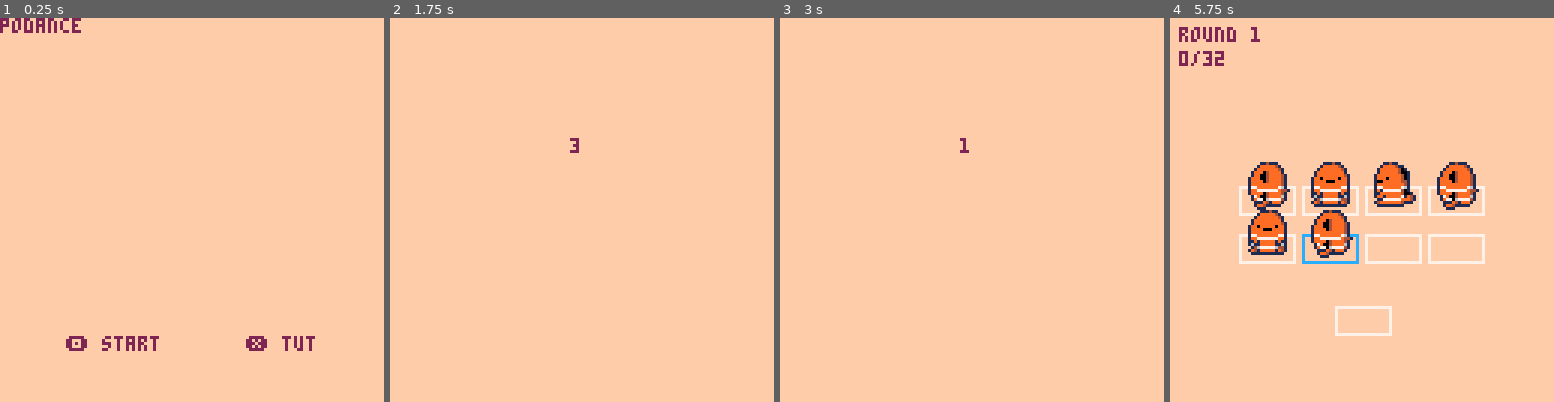
Above: before the commit, frames 1-4 (left to right).
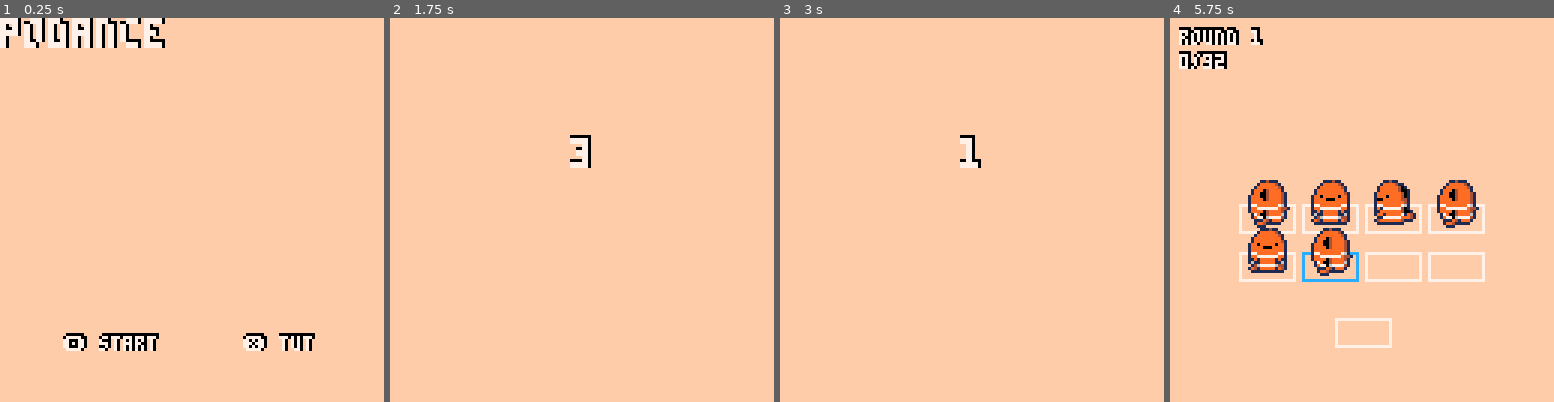
Above: after the commit, the same moments.

Repository: hyongew/pico8
Game: PICO-8 cartridge podance.p8
The game is run twice, just before and just after one commit, with the same random seed, the same clock (stepped at 60 frames per second) and the same inputs.
Inputs:
- Up to frame 1 (0.25 s): no input
- Up to frame 2 (1.75 s): tap X (X key) at 0.33, 1.07 s; tap O (Z key) at 0.7, 1.7 s; hold Right from 1.6 s (still down)
- Up to frame 3 (3 s): tap X (X key) at 1.85, 2.97 s; release Right at 2.1 s; tap O (Z key) at 2.1, 2.5, 2.9 s; hold Up 2.15-2.42 s; hold Right from 2.47 s (still down)
- Up to frame 4 (5.75 s): release Right at 3.03 s; hold Left 3.08-3.58 s; tap O (Z key) every 0.4 s from 3.3 to 5.7 s; hold Down 3.63-3.97 s; hold Right 4.02-4.68 s; tap X (X key) at 4.08, 5.2 s; hold Up 4.73-5.03 s; hold Left 5.08-5.68 s; hold Down from 5.73 s (still down)

The runs differ from the first frame. In frame 1, 4.0% of the frame differs, in the area x 0-83%, y 0-87%; in frame 2, 0.4%; in frame 3, 0.3%; in frame 4, 12%, in the area x 2-83%, y 2-86%.

Commit message:
Update text styling

Diff:
--- a/podance.p8
+++ b/podance.p8
@@ -6,18 +6,18 @@
  pal(9,9+128,1)
  palt(0,false)
  palt(14,true)
- --style,style_l=
- --"\^o916","\^w\^t\^o914"
-
- --[[main,tut,hold,quit,
- 				rdy,go,fin]]
- state="main"
+ big,style=
+ "\^w\^t","\^o016"
+ state="main" --[[
+ 	main,tut,hold,quit,rdy,go,fin
+ ]]
  stage,round,step,score,f=
  1,1,0,0,0
- --moves={sp,x,y}
- --movesets={dir,hide,flip}
  moves,movesets,movesp,movenum=
- {},{},nil,1
+ {},{},nil,1 --[[
+ 	moves={sp,x,y}
+ 	movesets={dir,hide,flip}
+ ]]
  inround,correct,sounded=
  false,nil,false
  rotanim,animend=
@@ -79,40 +79,51 @@
 
 function _draw()
 	cls()
-	color(15)
-	rectfill(0,0,128,128)
-	color(2)
+	color(15) --bg
+	rectfill(0,0,128,128) --bg
+	color(7)
 	if state=="main" then
-		print("podance")
-		print(
+		print(big..style..
+			"podance"
+		)
+		print(style..
 			"🅾️ start       ❎ tut",
-			22,106
+			21,106
 		)
 
 	elseif state=="tut" then
 		print("tut")
 		spr(frame,60,60,2,2)
-		print("❎ main",50,106)
+		print(style..
+			"❎ main",
+			49,106
+		)
 
 	elseif state=="hold" then
 		print("hold")
-		print(
+		print(style..
 			"🅾️ start      ❎ quit",
-			22,106
+			21,106
 		)
 
 	elseif state=="quit" then
 		print("quit")
-		print(
+		print(style..
 			"🅾️ back      ❎ quit",
-			23,106
+			22,106
 		)
 
 	elseif state=="rdy" then
 		if f<60 then
-			print(3-f\20,60,40)
+			print(big..style..
+				3-f\20,
+				60,40
+			)
 		else
-			print("go!",55,40)
+			print(big..style..
+				"go!",
+				54,40
+			)
 		end
 
 	elseif state=="go" then
@@ -120,7 +131,10 @@
 
 	elseif state=="fin" then
 		print("fin")
-		print("🅾️ main",50,106)
+		print(style..
+			"🅾️ main",
+			50,106
+		)
 	end
 end
 -->8
@@ -239,6 +253,7 @@
 			end
 		end
 
+		--wrap up
 		if f==150 then
 			f=0
 			stage+=1
@@ -267,14 +282,22 @@
 
 
 function drawgame()
-	color(2)
 	--print(step)
 	if inround then
-		print("round "..round,3,3)
+		print(style..
+			"round "..round,
+			3,4
+		)
 	else
-		print("round "..round-1,3,3)
-	end
-	print(score.."/32",3,11)
+		print(style..
+			"round "..round-1,
+			3,4
+		)
+	end
+	print(style..
+		score.."/32",
+		3,12
+	)
 
 	--draw base 2x4 grid
 	for i=1,8 do
@@ -297,16 +320,16 @@
 	end
 
 	--draw player
-	drawsq(57,88,7)
+	drawsq(57,92,7)
 	if inround
 	and f%10<4
 	and step>=9
 	and movesp then
 		local c=movesp==9 and 8 or 11
-		drawsq(57,88,c)
+		drawsq(57,92,c)
 	end
 	if movesp then
-		spr(movesp,57,88,2,2)
+		spr(movesp,57,92,2,2)
 	end
 
 	--draw smoke
@@ -314,9 +337,13 @@
   circfill(p.x,p.y,p.r,p.c)
  end
 
+ --wrap up
 	if not inround
 	and step>animend then
-		print("stage end!",26,24,2)
+		print(big..style..
+			"stage end!",
+			25,29
+		)
 	end
 end
 -->8
@@ -358,7 +385,7 @@
 end
 
 function gety(step)
- return (step\4.1+1)*16+32
+ return (step\4.1+1)*16+38
 end
 
 function checkmove(m)
@@ -381,7 +408,8 @@
 		--draw smoke
   for i=1,20 do
    add(smoke,{x=64,y=100,
-       dx=rnd(3)-1.5,dy=rnd(2)-1,
+       dx=rnd(3)-1.5,
+       dy=rnd(2)-1,
        r=rnd(2),act=15,
        c=rnd({5,6,2,0})})
   end
